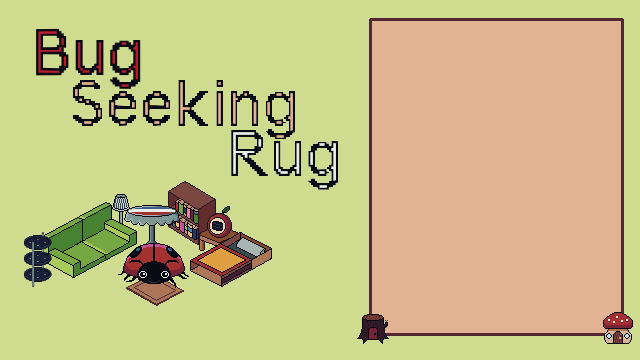
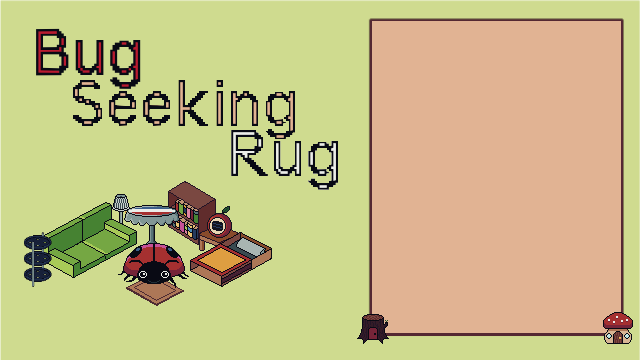
The second 640×360 image is a revision of the first. Changes to its layers:
added layer "Transformation" above "Background" over box(0, 0, 640, 360)
painted on "Background" over box(0, 0, 640, 360)